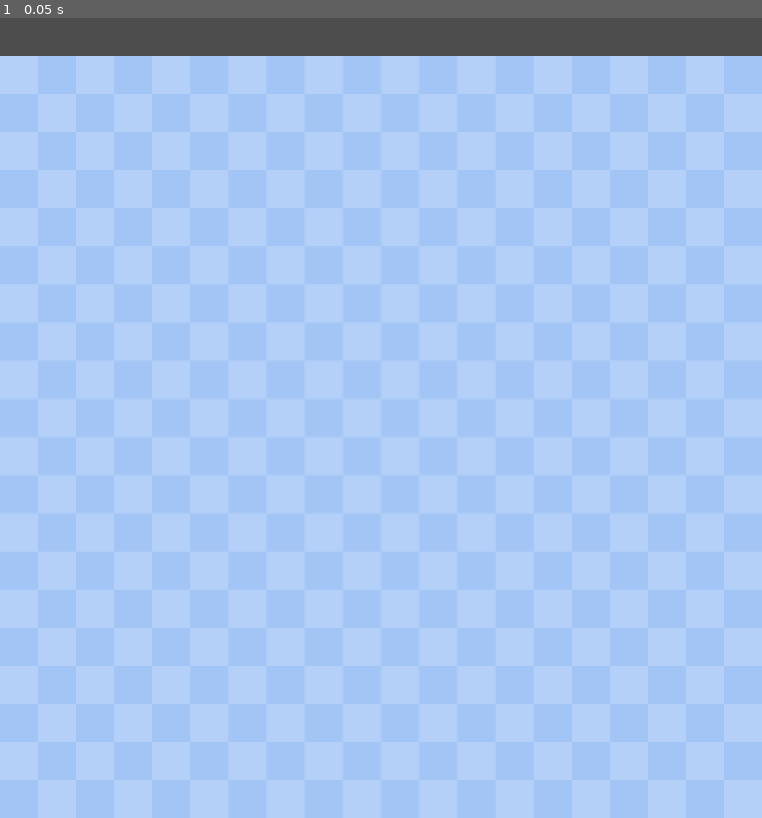
Above: before the commit, frame 1.
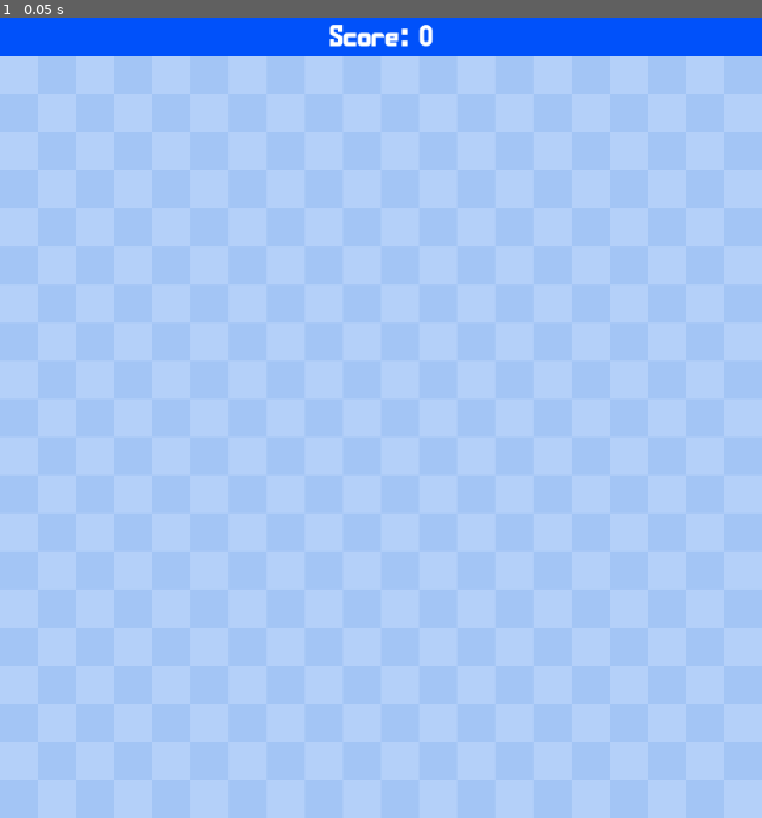
Above: after the commit, the same moment.

Repository: Equipe-Plasma/Snake-game
Game: Godot game, scene res://scenes/main.tscn
Same seed, same stepped clock (60 frames per second), same inputs: the game is played once before the commit and once after it. The project has no main scene, so this scene is started directly.
Inputs:
- Up to frame 1 (0.05 s): no input

The runs differ from the first frame. In frame 1, 4.8% of the frame differs, in the area x 0-100%, y 0-5%.

Commit message:
hud/main cenas adicionada

Diff:
--- /dev/null
+++ b/scenes/hud.tscn
@@ -0,0 +1,33 @@
+[gd_scene format=3 uid="uid://cpnph8v4rr7yn"]
+
+[ext_resource type="FontFile" uid="uid://dq7dfruea4514" path="res://assets/MaldiniBold.ttf" id="1_ahhtf"]
+
+[sub_resource type="StyleBoxFlat" id="StyleBoxFlat_toqtt"]
+bg_color = Color(0.00048650563, 0.3165795, 0.9802496, 1)
+
+[node name="Hud" type="CanvasLayer" unique_id=667255835]
+
+[node name="ScorePanel" type="Panel" parent="." unique_id=852631245]
+anchors_preset = 10
+anchor_right = 1.0
+offset_bottom = 50.0
+grow_horizontal = 2
+theme_override_styles/panel = SubResource("StyleBoxFlat_toqtt")
+
+[node name="ScoreLabel" type="Label" parent="." unique_id=536520733]
+anchors_preset = 5
+anchor_left = 0.5
+anchor_right = 0.5
+offset_left = -65.0
+offset_top = -6.0
+offset_right = 65.0
+offset_bottom = 52.0
+grow_horizontal = 2
+size_flags_horizontal = 4
+theme_override_colors/font_color = Color(1, 1, 1, 1)
+theme_override_colors/font_shadow_color = Color(0, 0, 0, 0)
+theme_override_fonts/font = ExtResource("1_ahhtf")
+theme_override_font_sizes/font_size = 40
+text = "Score: 0"
+horizontal_alignment = 1
+vertical_alignment = 1
--- a/scenes/main.tscn
+++ b/scenes/main.tscn
@@ -2,6 +2,7 @@
 
 [ext_resource type="Script" uid="uid://c7l36nqp8af5g" path="res://scenes/main.gd" id="1_0wfyh"]
 [ext_resource type="Texture2D" uid="uid://bisqoofego05t" path="res://assets/bg.png" id="2_sugp2"]
+[ext_resource type="PackedScene" uid="uid://cpnph8v4rr7yn" path="res://scenes/hud.tscn" id="3_sugp2"]
 
 [node name="Main" type="Node" unique_id=280264094]
 script = ExtResource("1_0wfyh")
@@ -9,3 +10,5 @@
 [node name="Background" type="Sprite2D" parent="." unique_id=1768808179]
 position = Vector2(500, 550)
 texture = ExtResource("2_sugp2")
+
+[node name="Hud" parent="." unique_id=667255835 instance=ExtResource("3_sugp2")]
